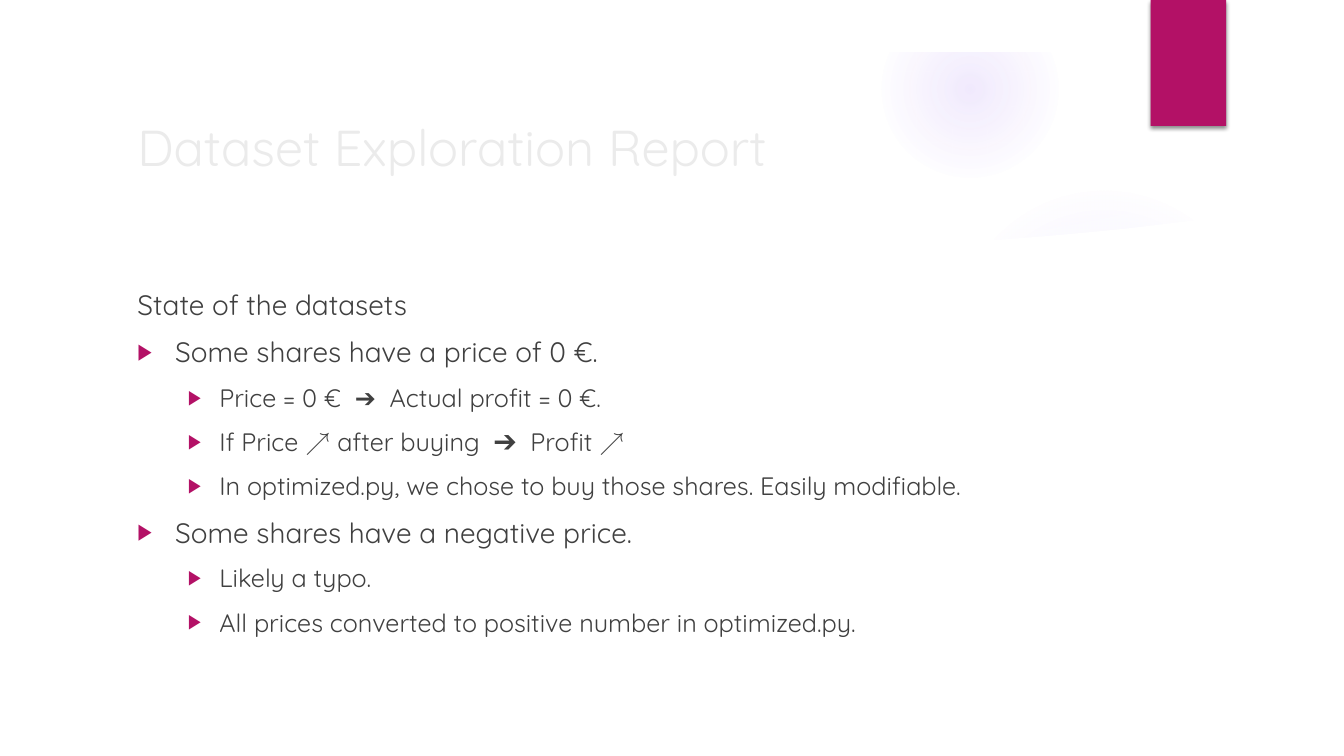
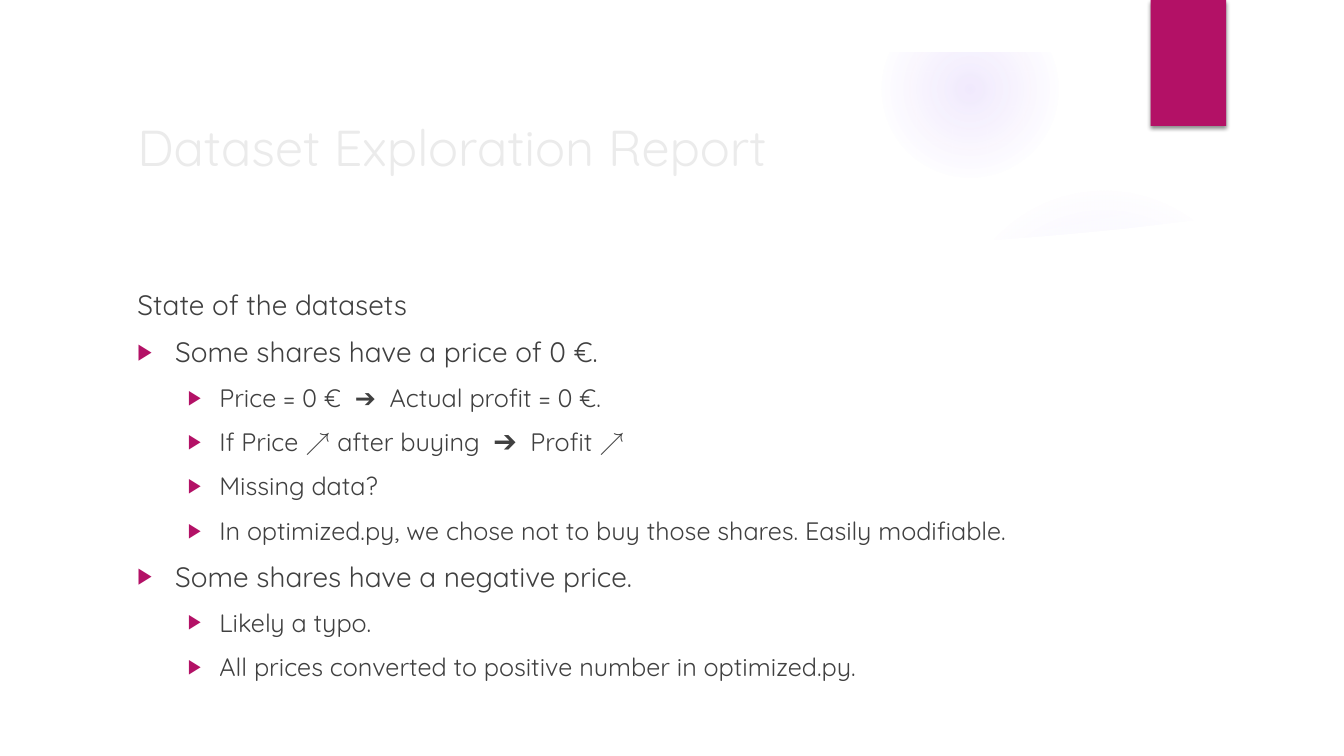
Before and after one commit to franfif/algoinvest-trade, a slide deck: slide 13 of Project7_Presentation.pptx. Drawn at 1344x756 pixels with LibreOffice and Linux fonts; fonts in the diff are those of the drawing; background and template pictures are left out. Boxes give left, top, right and bottom in pixels: in the first picture for what was removed or moved away, otherwise in the second. Text is boxed around its words. In the diff, an @@ line names an element or a change of style, - is before the commit and + after.

```diff
--- a/Project7_Presentation.pptx
+++ b/Project7_Presentation.pptx
@@ text at [219,476,1005,545]: text changed @@
-  ▶ In optimized.py, we chose to buy those shares. Easily modifiable.
+  ▶ Missing data?
+  ▶ In optimized.py, we chose not to buy those shares. Easily modifiable.
```
Also in this commit, not shown: 4 other slides changed, 2 slides added.
